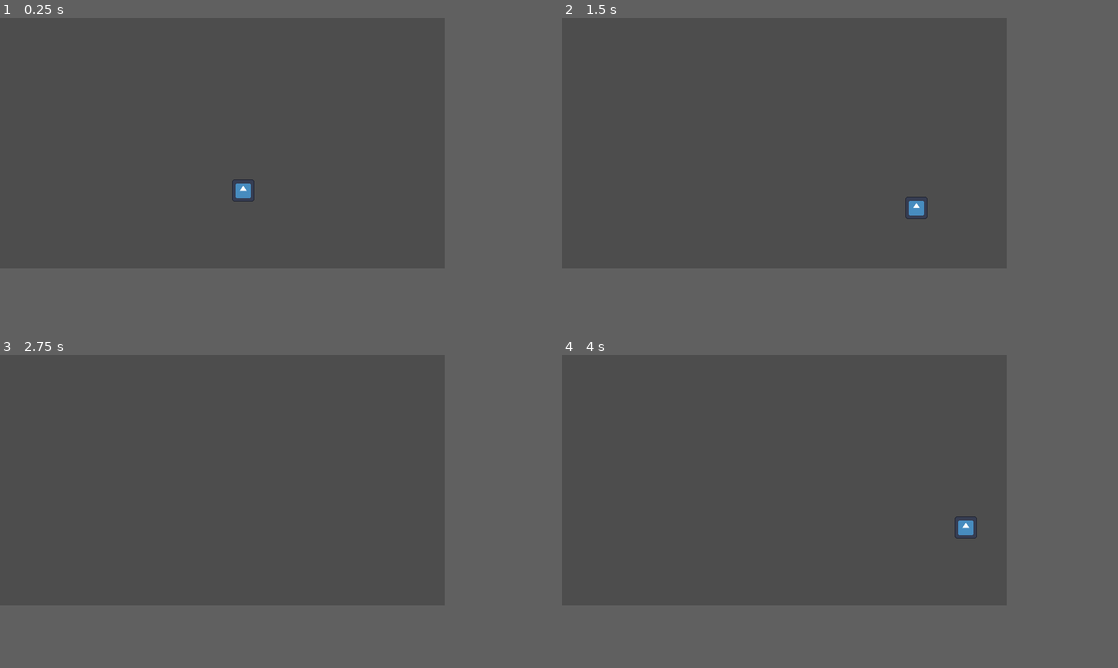
Above: before the commit, frames 1-4 (two rows, left to right).
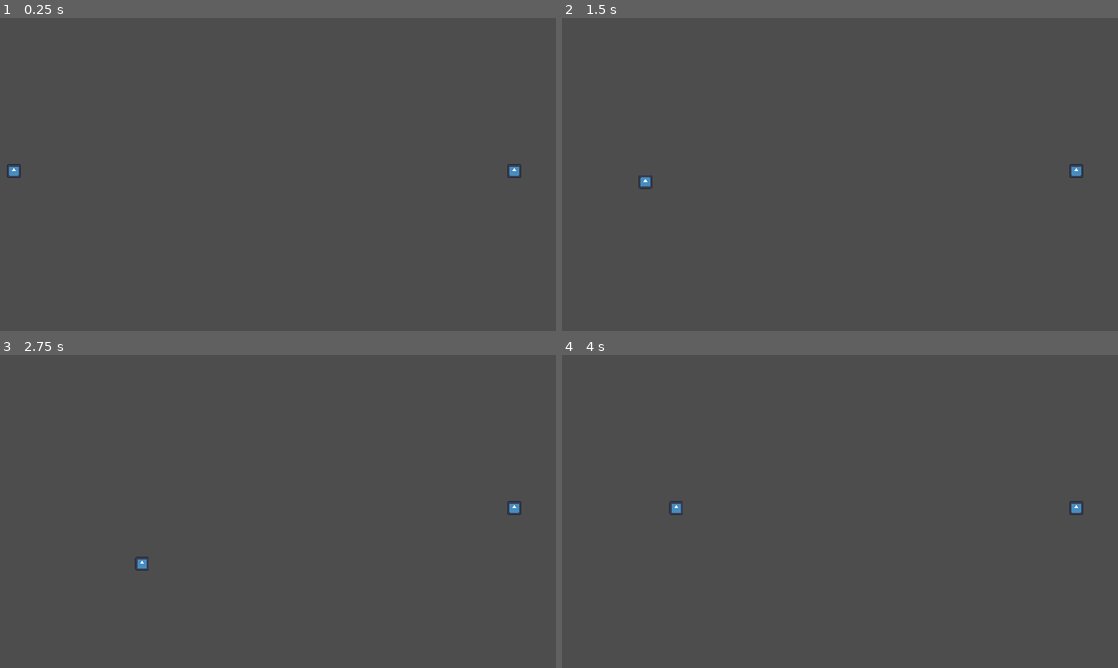
Above: after the commit, the same moments.

Repository: Byteron/NotFreddys
Game: Godot game, scene res://src/level/level.tscn
Two runs of this game, one before a commit and one after it. Both use one fixed random seed, a clock stepped at 60 frames per second and the inputs below. The engine's default icon, where the game draws it, is replaced by a stand-in: a white triangle on a blue panel in a dark square.
Inputs:
- Up to frame 1 (0.25 s): no input
- Up to frame 2 (1.5 s): tap Enter at 0.5 s; hold D (move_right) 0.53-1.28 s; hold S (move_down) from 1.28 s (still down)
- Up to frame 3 (2.75 s): release S (move_down) at 2.03 s; hold D (move_right) from 2.03 s (still down)
- Up to frame 4 (4 s): release D (move_right) at 2.78 s; hold W (move_up) 2.78-3.53 s; hold A (move_left) from 3.53 s (still down)
In our replay, the window is 640x360 before the commit and 800x450 after it. These sizes can differ from the game's own. Grey fills any space a smaller window leaves; there, only what the larger window draws over its background counts as a difference.

The runs differ from the first frame. In frame 1, 0.3% of the frame differs, in the area x 1-94%, y 46-59%; in frame 2, 0.3%; in frame 3, 0.1%; in frame 4, 0.3%.

Commit message:
added guard, 2x scale change

Diff:
--- a/project.godot
+++ b/project.godot
@@ -19,8 +19,9 @@
 
 window/size/viewport_width=640
 window/size/viewport_height=360
+window/size/window_width_override=1280
+window/size/window_height_override=720
 window/stretch/mode="canvas_items"
-window/stretch/scale=2.0
 
 [input]
 
--- /dev/null
+++ b/src/guard/guard.gd
@@ -0,0 +1,5 @@
+extends Node2D
+class_name Guard
+
+var cell: Vector2
+var fear: float
--- /dev/null
+++ b/src/guard/guard.tscn
@@ -0,0 +1,11 @@
+[gd_scene load_steps=3 format=3 uid="uid://brsfhy0qx11ak"]
+
+[ext_resource type="Script" path="res://src/guard/guard.gd" id="1_tvg6u"]
+[ext_resource type="Texture2D" uid="uid://bnijp2k8w8p6t" path="res://icon.svg" id="2_ca8bm"]
+
+[node name="Guard" type="Node2D"]
+script = ExtResource("1_tvg6u")
+
+[node name="Sprite2D" type="Sprite2D" parent="."]
+scale = Vector2(0.125, 0.125)
+texture = ExtResource("2_ca8bm")
--- a/src/level/level.gd
+++ b/src/level/level.gd
@@ -4,12 +4,18 @@
 const GRID_SIZE := Vector2(16, 16)
 
 @onready var monster: Monster = $Monster
+@onready var guard: Node2D = $Guard
+
 @onready var tile_map: TileMap = $TileMap
 @onready var collision_layer := tile_map.tile_set.get_custom_data_layer_by_name("Solid")
 
 
 func _ready() -> void:
 	monster.cell = (monster.position / GRID_SIZE).floor()
+	monster.position = monster.cell * GRID_SIZE
+
+	guard.cell = (guard.position / GRID_SIZE).floor()
+	guard.position = guard.cell * GRID_SIZE
 
 
 func _process(delta: float) -> void:
--- a/src/level/level.tscn
+++ b/src/level/level.tscn
@@ -1,7 +1,8 @@
-[gd_scene load_steps=4 format=3 uid="uid://cpqfrkyris6fj"]
+[gd_scene load_steps=5 format=3 uid="uid://cpqfrkyris6fj"]
 
 [ext_resource type="Script" path="res://src/level/level.gd" id="1_5evho"]
 [ext_resource type="PackedScene" uid="uid://w3kx0xop7gfl" path="res://src/monster/monster.tscn" id="2_xi6mj"]
+[ext_resource type="PackedScene" uid="uid://brsfhy0qx11ak" path="res://src/guard/guard.tscn" id="3_hq3pm"]
 
 [sub_resource type="TileSet" id="TileSet_lgcl4"]
 custom_data_layer_0/name = "Solid"
@@ -15,3 +16,7 @@
 format = 2
 
 [node name="Monster" parent="." instance=ExtResource("2_xi6mj")]
+position = Vector2(16, 184)
+
+[node name="Guard" parent="." instance=ExtResource("3_hq3pm")]
+position = Vector2(592, 184)
--- a/src/monster/monster.tscn
+++ b/src/monster/monster.tscn
@@ -7,6 +7,5 @@
 script = ExtResource("1_nqtfk")
 
 [node name="Sprite2D" type="Sprite2D" parent="."]
-position = Vector2(175, 124)
 scale = Vector2(0.125, 0.125)
 texture = ExtResource("2_fq7nc")
